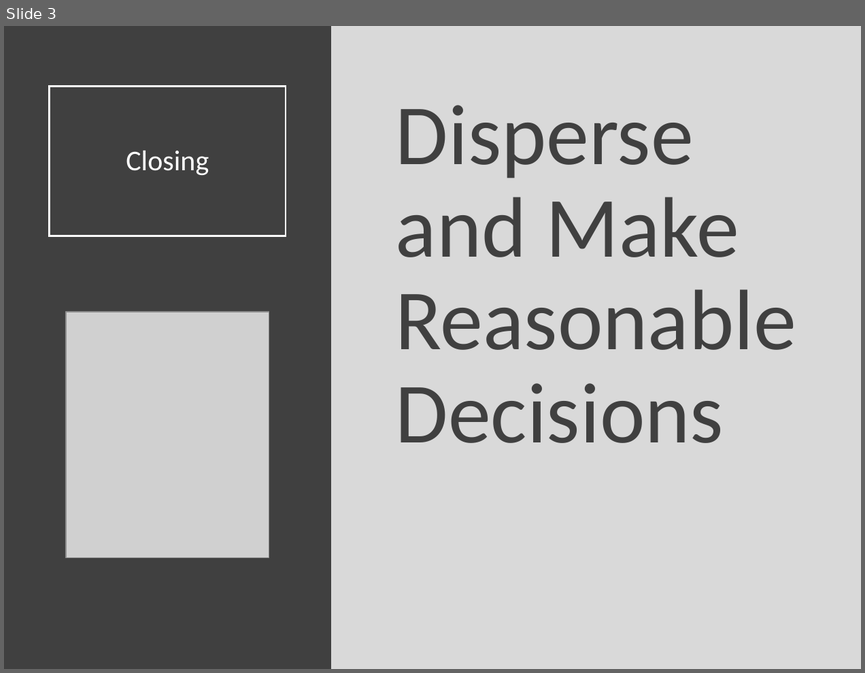
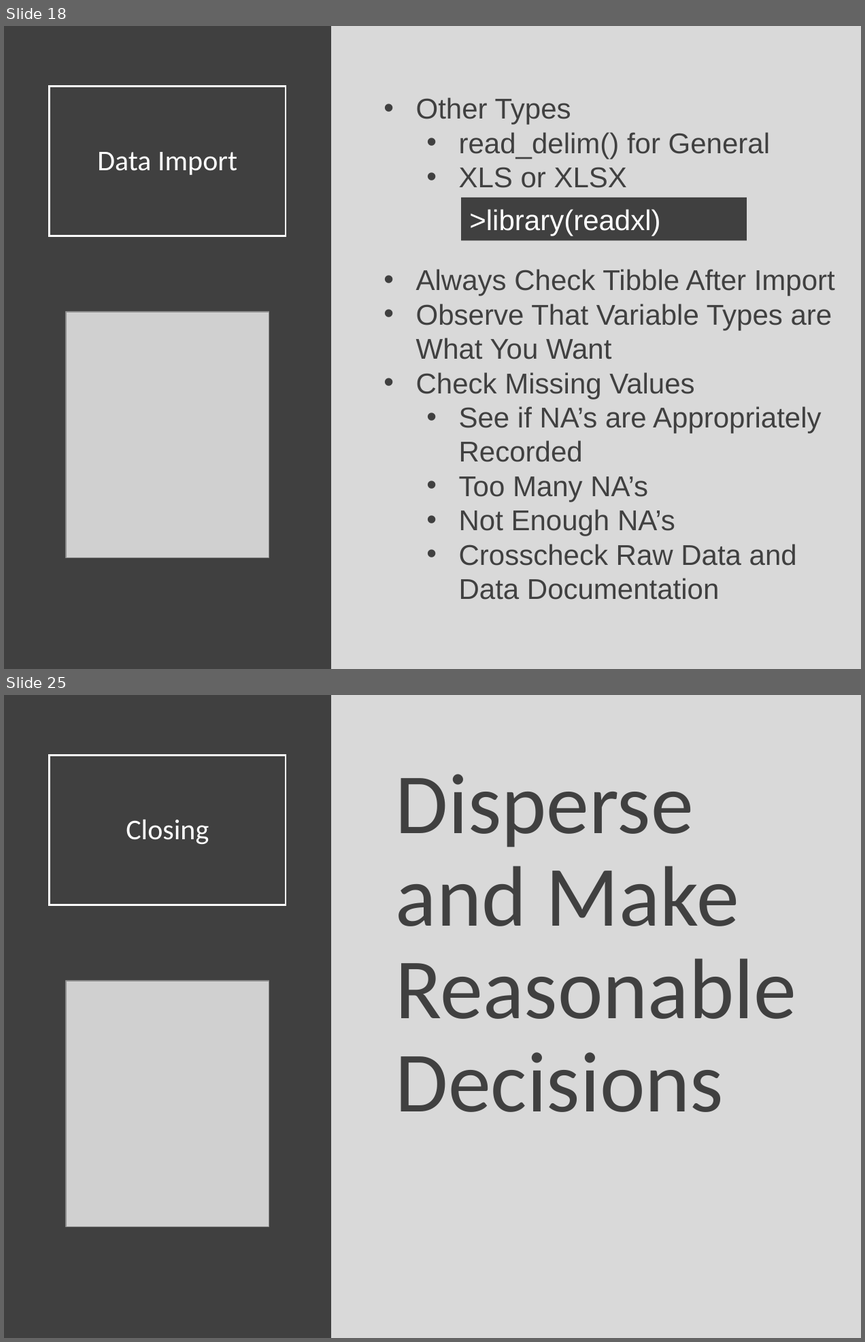
Before and after one commit to Yixf-Self/STOR320_WEBSITE, a slide deck: Lecture/Lecture 11/Lecture 11.pptx. Shown one above the other, each under a label of ours: slide 3 before the commit, slides 18 and 25 after it; the slides between them are not shown. The pictures are 865x673 and 865x1342 pixels, drawn with LibreOffice and Linux fonts; fonts in the diff are those of the drawing; grey boxes stand for pictures. Boxes give left, top, right and bottom in pixels: in the first picture for what was removed or moved away, otherwise in the second. Text is boxed around its words. In the diff, an @@ line names an element or a change of style, - is before the commit and + after.

```diff
--- a/Lecture/Lecture 11/Lecture 11.pptx
+++ b/Lecture/Lecture 11/Lecture 11.pptx
@@ slide 18 added at (x1=4, y1=26, x2=861, y2=669), background #D9D9D9 @@
@@ rectangle added at (x1=4, y1=26, x2=331, y2=669), fill #404040 @@
@@ title added at (x1=50, y1=86, x2=286, y2=236), outline #FFFFFF 1.5 pt, 24 pt, text #FFFFFF @@
+Data Import
@@ text added at (x1=416, y1=97, x2=835, y2=599), 24 pt, text #404040 @@
+• Other Types
+  • read_delim() for General
+  • XLS or XLSX
+• Always Check Tibble After Import
+• Observe That Variable Types are What You Want
+• Check Missing Values
+  • See if NA’s are Appropriately Recorded
+  • Too Many NA’s
+  • Not Enough NA’s
+  • Crosscheck Raw Data and Data Documentation
@@ rectangle added at (x1=461, y1=197, x2=746, y2=240), fill #404040, 24 pt, text #FFFFFF @@
+>library(readxl)
@@ picture added at (x1=66, y1=312, x2=269, y2=557) @@
@@ what was slide 3 is now slide 25 @@
```
Also in this commit, not shown: 21 other slides added, 10 other files.
